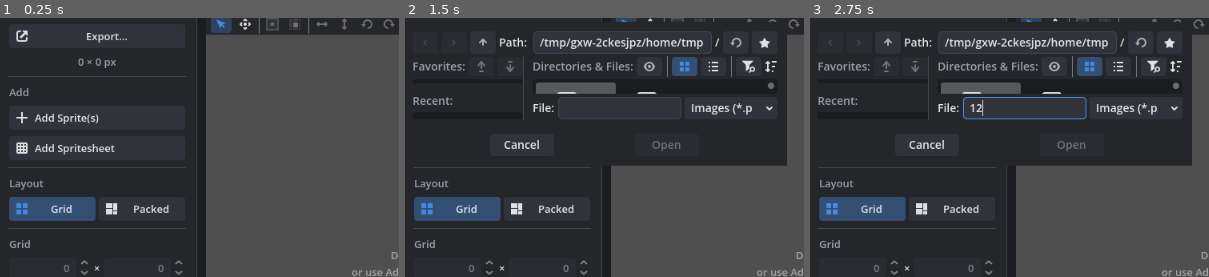
Above: before the commit, frames 1-3 (left to right).
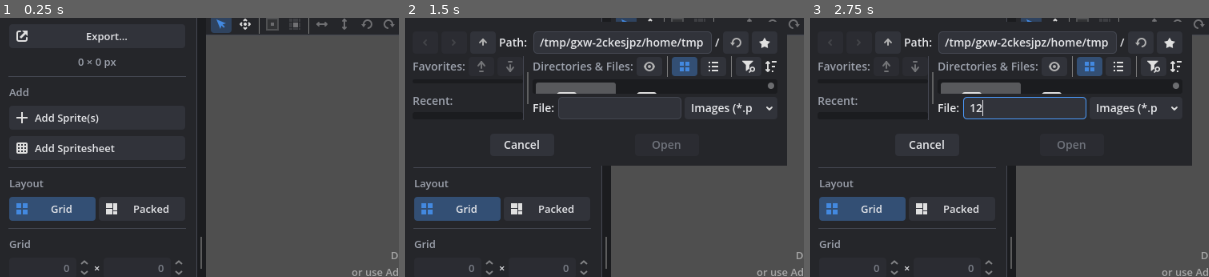
Above: after the commit, the same moments.

Repository: caleb-tognoli/spritesheetbelli
Game: Godot game, scene res://ui/main/main.tscn
The game is run twice, just before and just after one commit, with the same random seed, the same clock (stepped at 60 frames per second) and the same inputs.
Inputs (mouse positions are % of the whole screen's width and height, from its top left):
- Up to frame 1 (0.25 s): no input
- Up to frame 2 (1.5 s): click "Export…" at 0.5 s; click "Add Sprite(s)" at 1.25 s
- Up to frame 3 (2.75 s): click (27, 22) at 2.02 s; type "12" at 2.1 s
The pictures show only the part of the screen within x 0-50%, y 5-55%; the shares and areas given below are measured in that part.

The runs differ from the first frame. In frame 1, less than 0.1% of the frame differs, in the area x 50-51%, y 84-97%; in frame 2, 0.1%, in the area x 30-51%, y 20-97%; in frame 3, 0.1%.

Commit message:
Sidebars keep their width
- The sidebar on the left and the sprites and history panels on the right are dragged
  wider by the handle on their inner edge, which now always shows, and keep that width
  next time; double-clicking the handle makes them as narrow as they can be again
- The left sidebar is as wide in the grid and the packed layout, and whether its scroll
  bar shows or not, so switching layouts no longer moves the toolbar and the preview
- The panels on the right are as wide with the sprites, the history or both, and opening
  the sprites keeps their width instead of making them as narrow as they can be

Diff:
--- a/scripts/autoloaded/settings.gd
+++ b/scripts/autoloaded/settings.gd
@@ -45,10 +45,11 @@
 	# Remembered between runs
 	&"last_session": "",
 	&"recent_files": [],
+	# Widths of the sidebar on the left and of the sprites and history panels on the right,
+	# 0 for as narrow as they can be, see SidebarSplit
 	&"sidebar_width": 0,
+	&"panels_width": 0,
 	&"show_history": false,
-	# From the preview's side: negative is wider than the panels' smallest width
-	&"history_width": 0,
 	&"show_sprites": false,
 	&"onion_skin": false,
 	# Add Spritesheet locks the empty cells of the added sheet
@@ -59,8 +60,8 @@
 	&"last_session",
 	&"recent_files",
 	&"sidebar_width",
+	&"panels_width",
 	&"show_history",
-	&"history_width",
 	&"show_sprites",
 	&"onion_skin",
 	&"keep_empty_cells",
--- a/scripts/ui/app_theme.gd
+++ b/scripts/ui/app_theme.gd
@@ -244,6 +244,8 @@
 	split.color = p.border
 	split.vertical = true
 	theme.set_stylebox("split_bar_background", "HSplitContainer", split)
+	# The handle for dragging the sidebars wider always shows
+	theme.set_constant("autohide", "HSplitContainer", 0)
 	_add_lists(theme, p, focus)
 	return theme
 
--- /dev/null
+++ b/tests/unit/test_sidebars.gd
@@ -0,0 +1,114 @@
+extends "res://tests/test_case.gd"
+## The sidebars on both sides of the preview: dragged wider, remembered, and as wide in
+## both layouts
+
+const MAIN := preload("res://ui/main/main.tscn")
+
+var main: Control
+var sidebar: Control
+var panels: Control
+
+
+func before_each() -> void:
+	Settings.set_value(&"sidebar_width", 0)
+	Settings.set_value(&"panels_width", 0)
+	Settings.set_value(&"show_history", true)
+	Global.document.reset()
+	main = MAIN.instantiate()
+	add_child(main)
+	sidebar = main.get_node("%Sidebar")
+	panels = main.layout_controller.side_split
+	var images: Array[Image] = []
+	for i in 3:
+		images.append(make_image(Color.from_hsv(i / 3.0, 1, 1)))
+	Global.document.perform("Add", Global.spritesheet.add_frames.bind(images))
+	await layout()
+
+
+func after_each() -> void:
+	main.queue_free()
+	Global.document.reset()
+	for key: StringName in [&"sidebar_width", &"panels_width", &"show_history", &"show_sprites"]:
+		Settings.set_value(key, Settings.DEFAULTS[key])
+
+
+func layout() -> void:
+	await get_tree().process_frame
+	await get_tree().process_frame
+
+
+func test_offsets_and_remembered_widths() -> void:
+	assert_eq(SidebarSplit.get_offset(300, true), 300, "the first part's width")
+	assert_eq(SidebarSplit.get_offset(300, false), -300, "the last part's, from the end")
+	assert_eq(SidebarSplit.get_offset(0, false), 0, "as narrow as it can be")
+	assert_eq(SidebarSplit.get_remembered_width(248, 248), 0, "narrowest")
+	assert_eq(SidebarSplit.get_remembered_width(248.4, 248), 0, "rounding")
+	assert_eq(SidebarSplit.get_remembered_width(200, 248), 0, "never below the smallest")
+	assert_eq(SidebarSplit.get_remembered_width(301.6, 248), 302)
+
+
+func test_the_sidebar_is_as_wide_in_both_layouts() -> void:
+	var width := sidebar.size.x
+	var preview_x: float = main.preview_area.global_position.x
+	var sections: Control = main.sheet_size.get_parent()
+	var atlas: Control = main.layout_controller.atlas_panel
+	assert_true(sections.size.x >= atlas.get_combined_minimum_size().x, "fits the atlas panel")
+	Actions.run(&"layout_packed")
+	await layout()
+	assert_eq(sidebar.size.x, width, "packed")
+	assert_eq(main.preview_area.global_position.x, preview_x, "the preview doesn't move")
+	assert_true(sections.size.x >= main.grid_rows.get_parent().get_combined_minimum_size().x)
+	Actions.run(&"layout_grid")
+	await layout()
+	assert_eq(sidebar.size.x, width, "grid again")
+
+
+func test_the_panels_are_as_wide_with_one_or_both() -> void:
+	var width := panels.size.x
+	assert_true(width >= main.layout_controller.sprites_panel.get_combined_minimum_size().x)
+	Settings.set_value(&"show_sprites", true)
+	await layout()
+	assert_eq(panels.size.x, width, "the sprites fit too")
+
+
+func test_dragged_widths_are_remembered() -> void:
+	var split: HSplitContainer = main.split
+	split.split_offset = 320
+	await layout()
+	split.drag_ended.emit()
+	assert_eq(Settings.get_value(&"sidebar_width"), 320)
+	var preview_split: HSplitContainer = main.preview_split
+	preview_split.split_offset = -300
+	await layout()
+	preview_split.drag_ended.emit()
+	assert_eq(Settings.get_value(&"panels_width"), 300)
+	Settings.set_value(&"show_sprites", true)
+	await layout()
+	assert_eq(panels.size.x, 300.0, "opening the sprites keeps the width")
+
+	main.queue_free()
+	main = MAIN.instantiate()
+	add_child(main)
+	await layout()
+	assert_eq(main.get_node("%Sidebar").size.x, 320.0, "next time")
+	assert_eq(main.layout_controller.side_split.size.x, 300.0)
+
+
+func test_double_clicking_the_handle_resets_the_width() -> void:
+	var narrowest := sidebar.size.x
+	Settings.set_value(&"sidebar_width", 400)
+	main.sidebar_split.apply_width()
+	await layout()
+	assert_eq(sidebar.size.x, 400.0)
+	var click := InputEventMouseButton.new()
+	click.button_index = MOUSE_BUTTON_LEFT
+	click.pressed = true
+	click.double_click = true
+	main.split.get_drag_area_control().gui_input.emit(click)
+	await layout()
+	assert_eq(Settings.get_value(&"sidebar_width"), 0)
+	assert_eq(sidebar.size.x, narrowest)
+	Settings.set_value(&"panels_width", 400)
+	main.panels_split.apply_width()
+	main.preview_split.get_drag_area_control().gui_input.emit(click)
+	assert_eq(Settings.get_value(&"panels_width"), 0, "the panels too")
--- a/ui/main/layout_controller.gd
+++ b/ui/main/layout_controller.gd
@@ -58,6 +58,7 @@
 	main = main_ui
 	_build_sidebar()
 	_build_side_panels()
+	_fit_sidebars()
 
 
 ## Puts the sprites panel above the history panel
@@ -79,10 +80,6 @@
 		func(key: StringName) -> void:
 			if key == &"show_sprites":
 				sprites_panel.visible = Settings.get_value(key)
-				# Opened as narrow as it can be
-				if sprites_panel.visible:
-					preview_split.set(&"split_offset", 0)
-					Settings.set_value(&"history_width", 0)
 				Actions.refresh()
 	)
 	_update_side_split()
@@ -90,12 +87,37 @@
 
 func _update_side_split() -> void:
 	side_split.visible = sprites_panel.visible or main.history_panel.visible
+
+
+## Keeps both sidebars as wide as their widest content, also the parts that are hidden
+## (the settings of the other layout, a closed panel), so the preview doesn't move when
+## switching layouts or opening a panel
+func _fit_sidebars() -> void:
+	var sections: Control = main.sheet_size.get_parent()
+	sections.custom_minimum_size.x = _widest(sections.get_children())
+	side_split.custom_minimum_size.x = _widest([sprites_panel, main.history_panel])
+
+
+static func _widest(controls: Array[Node]) -> float:
+	var widest := 0.0
+	for control in controls:
+		if control is Control:
+			widest = maxf(widest, (control as Control).get_combined_minimum_size().x)
+	return widest
 
 
 ## The layout switch and the atlas settings in the sidebar, which replace the grid
 ## settings in the packed layout
 func _build_sidebar() -> void:
 	var sections: Node = main.sheet_size.get_parent()
+	# The scroll bar has room kept for it in the right margin, so the sidebar is as wide
+	# whether it shows or not
+	var margin: MarginContainer = sections.get_parent()
+	var scroll: ScrollContainer = margin.get_parent()
+	scroll.vertical_scroll_mode = ScrollContainer.SCROLL_MODE_RESERVE
+	var bar_width := roundi(scroll.get_v_scroll_bar().get_combined_minimum_size().x)
+	var margin_width := margin.get_theme_constant("margin_right")
+	margin.add_theme_constant_override("margin_right", maxi(0, margin_width - bar_width))
 	var grid_heading: int = main.grid_rows.get_parent().get_index() - 1
 	for index: int in [grid_heading, grid_heading + 1, grid_heading + 2]:
 		_grid_parts.append(sections.get_child(index))
@@ -164,6 +186,7 @@
 		var options := ExportOptions.from_sheet(sheet)
 		grid_gaps.set_values(options.padding, options.spacing, options.extrude)
 		grid_gaps.disabled = sheet.is_empty()
+	_fit_sidebars()
 
 
 ## Stores the grid's spacing with the sheet's export settings, where exports take it from
--- a/ui/main/main_ui.gd
+++ b/ui/main/main_ui.gd
@@ -146,6 +146,9 @@
 var animation_window := AnimationWindow.new()
 var source_watcher := SourceWatcher.new()
 var layout_controller := LayoutController.new()
+## The settings and export on the left, and the sprites and history on the right
+var sidebar_split: SidebarSplit
+var panels_split: SidebarSplit
 var _was_empty := true
 ## The view to show once the sheet is laid out (see [method SpritesheetPreview.get_view]),
 ## empty to show the whole sheet, or null when there's none, see [method _queue_view]
@@ -176,15 +179,10 @@
 	export_btn.pressed.connect(Actions.run.bind(&"export"))
 	export_btn.icon = ICONS[&"export"]
 	get_window().min_size = Vector2i(820, 520)
-	split.split_offset = Settings.get_value(&"sidebar_width")
-	split.dragged.connect(func(offset: int) -> void: Settings.set_value(&"sidebar_width", offset))
+	sidebar_split = SidebarSplit.new(split, %Sidebar, &"sidebar_width")
+	panels_split = SidebarSplit.new(preview_split, layout_controller.side_split, &"panels_width")
 	status_bar.visible = Settings.get_value(&"show_status_bar")
 	history_panel.visible = Settings.get_value(&"show_history")
-	# The split offset is from the preview's side, so a wider history is a negative offset
-	preview_split.split_offset = Settings.get_value(&"history_width")
-	preview_split.dragged.connect(
-		func(offset: int) -> void: Settings.set_value(&"history_width", offset)
-	)
 	Settings.changed.connect(
 		func(key: StringName) -> void:
 			if key == &"show_status_bar":
--- /dev/null
+++ b/ui/main/sidebar_split.gd
@@ -0,0 +1,61 @@
+class_name SidebarSplit
+extends RefCounted
+## A sidebar next to the preview, as wide as it was last dragged by the handle on its
+## inner edge: its width is remembered in a setting. Double-clicking the handle makes it
+## as narrow as it can be again.
+
+## The split container the sidebar is in, as its first or last part
+var split: SplitContainer
+var sidebar: Control
+## The setting that remembers the width, in interface units: 0 for as narrow as it can be
+var setting: StringName
+
+
+func _init(split_container: SplitContainer, side: Control, width_setting: StringName) -> void:
+	split = split_container
+	sidebar = side
+	setting = width_setting
+	apply_width()
+	split.drag_ended.connect(_on_drag_ended)
+	split.get_drag_area_control().gui_input.connect(_on_handle_input)
+
+
+## Gives the sidebar its remembered width, or as much of it as there's room for
+func apply_width() -> void:
+	split.split_offset = get_offset(Settings.get_value(setting), _is_first())
+
+
+## The split offset for a sidebar [param width] wide: the width of the first part, or
+## the width of the last part as a negative number. 0 is as narrow as it can be.
+static func get_offset(width: int, sidebar_first: bool) -> int:
+	return width if sidebar_first else -width
+
+
+## The width to remember for a sidebar [param width] wide that can't be narrower than
+## [param min_width]: 0 when it's as narrow as it can be, so it stays so when its
+## content needs more or less room
+static func get_remembered_width(width: float, min_width: float) -> int:
+	return 0 if width <= min_width + 0.5 else roundi(width)
+
+
+func reset_width() -> void:
+	Settings.set_value(setting, 0)
+	apply_width()
+
+
+func _is_first() -> bool:
+	return sidebar.get_index() == 0
+
+
+func _on_drag_ended() -> void:
+	var width := get_remembered_width(sidebar.size.x, sidebar.get_combined_minimum_size().x)
+	Settings.set_value(setting, width)
+	apply_width()
+
+
+func _on_handle_input(event: InputEvent) -> void:
+	var button := event as InputEventMouseButton
+	if button and button.double_click and button.button_index == MOUSE_BUTTON_LEFT:
+		# Not the start of a drag
+		split.get_drag_area_control().accept_event()
+		reset_width()
Not shown, added: tests/unit/test_sidebars.gd.uid
Not shown, added: ui/main/sidebar_split.gd.uid
Not shown, changed: CHANGELOG.md
